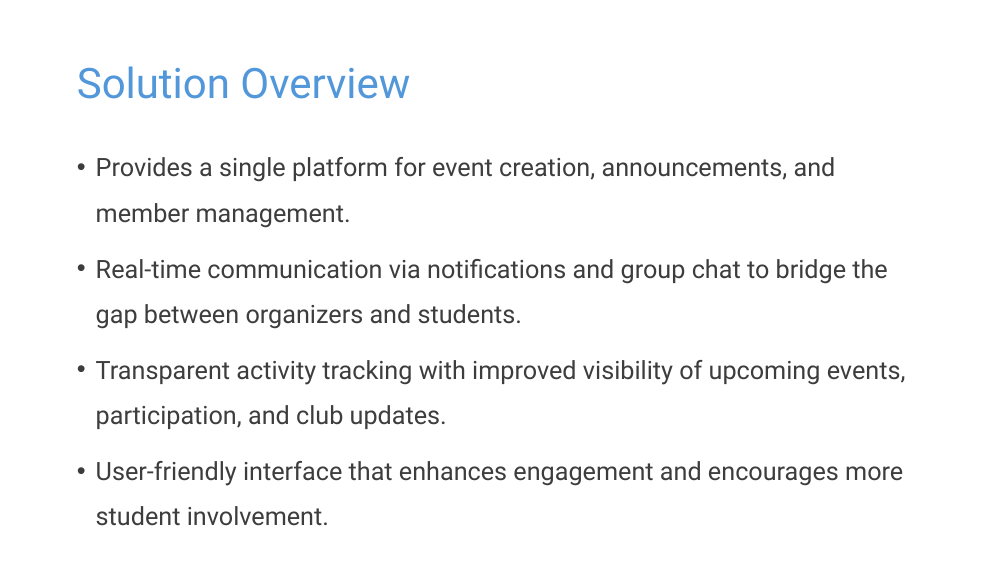
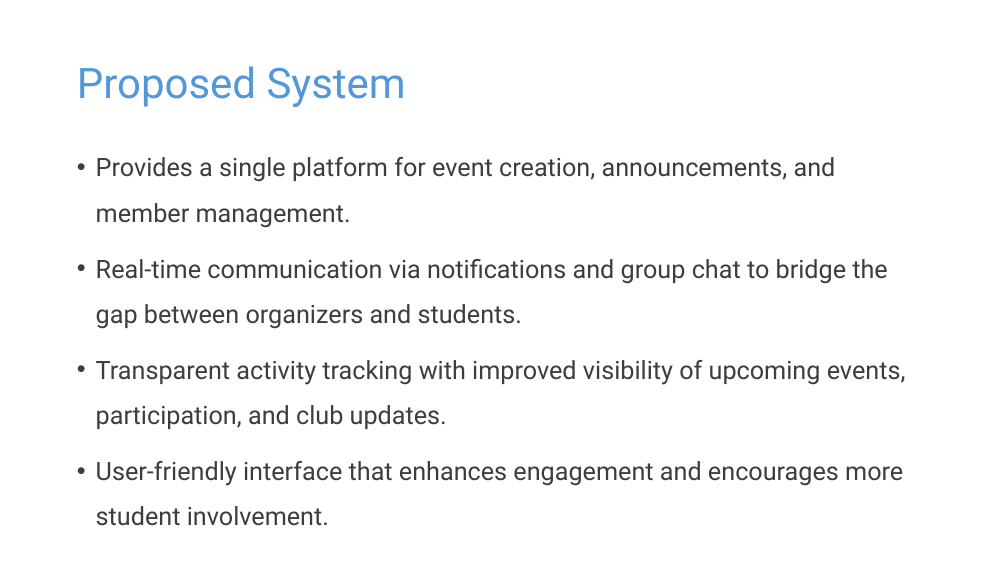
Before and after one commit to vamsi-nv/files, a slide deck: slide 7 of Internal.pptx. Drawn at 1008x567 pixels with LibreOffice and Linux fonts; fonts in the diff are those of the drawing. Boxes give left, top, right and bottom in pixels: in the first picture for what was removed or moved away, otherwise in the second. Text is boxed around its words. In the diff, an @@ line names an element or a change of style, - is before the commit and + after.

```diff
--- a/Internal.pptx
+++ b/Internal.pptx
@@ title at <box>77,66,406,107</box>: text changed @@
-Solution Overview
+Proposed System
```
Also in this commit, not shown: 1 other slide changed.
